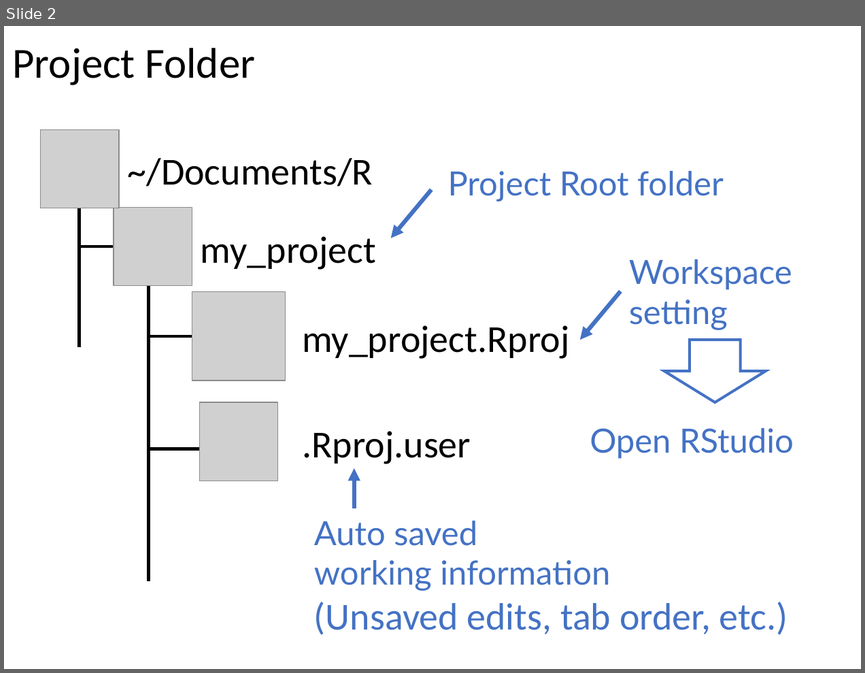
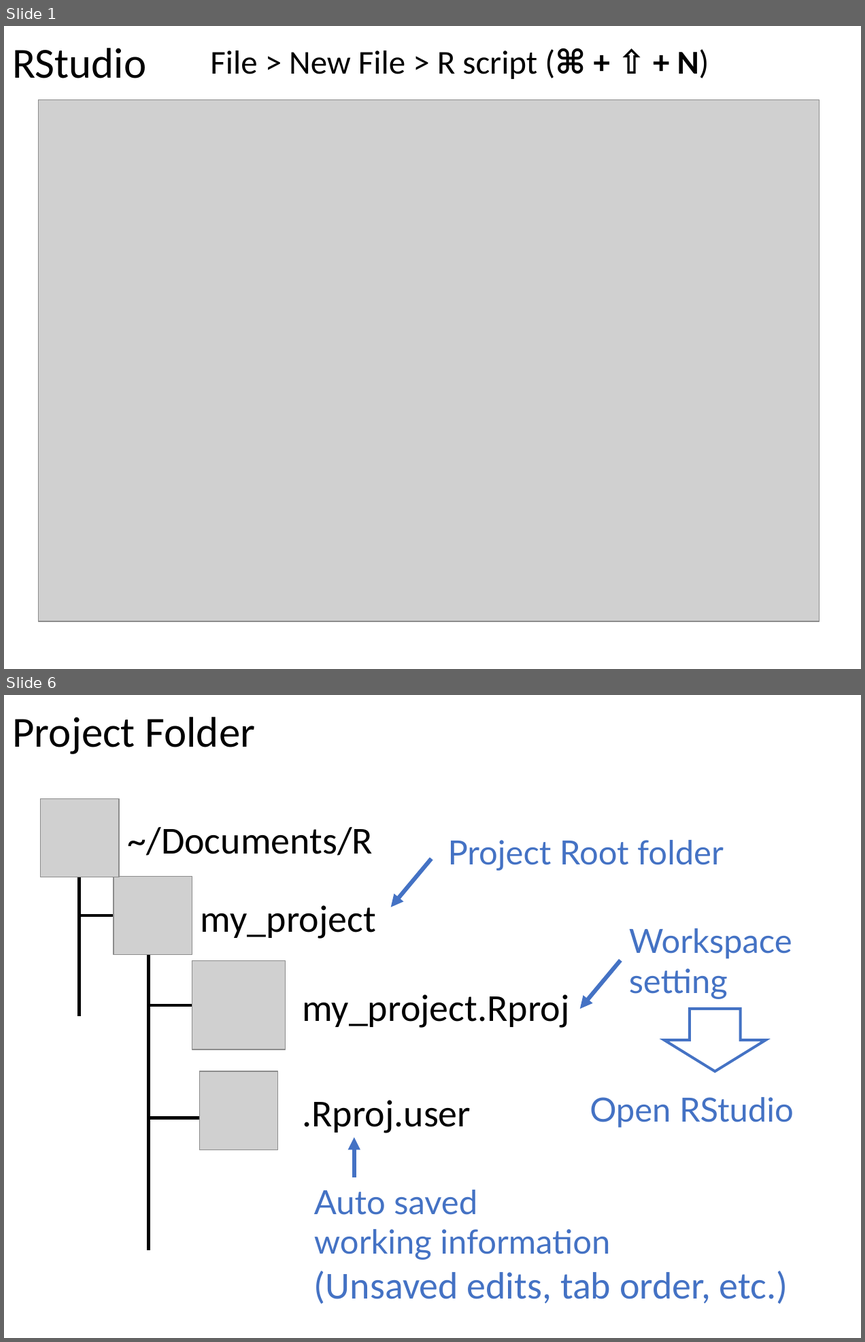
Before and after one commit to Kilometer0101/TokyoR86, a slide deck: プレゼンテーション1.pptx. Shown one above the other, each under a label of ours: slide 2 before the commit, slides 1 and 6 after it; the slides between them are not shown. The pictures are 865x673 and 865x1342 pixels, drawn with LibreOffice and Linux fonts; fonts in the diff are those of the drawing; grey boxes stand for pictures. Boxes give left, top, right and bottom in pixels: in the first picture for what was removed or moved away, otherwise in the second. Text is boxed around its words. In the diff, an @@ line names an element or a change of style, - is before the commit and + after.

```diff
--- a/プレゼンテーション1.pptx
+++ b/プレゼンテーション1.pptx
@@ slide 1 added at (x1=4, y1=26, x2=861, y2=669), background #FFFFFF @@
@@ text added at (x1=12, y1=48, x2=146, y2=78), 36 pt, text #000000 @@
+RStudio
@@ text added at (x1=210, y1=50, x2=699, y2=79), 28 pt, text #000000 @@
+File > New File > R script (⌘ + ⇧ + N)
@@ picture added at (x1=38, y1=99, x2=819, y2=620) @@
@@ what was slide 2 is now slide 6 @@
```
Also in this commit, not shown: 1 slide changed, 6 other slides added, 1 slide removed, 5 other files.
